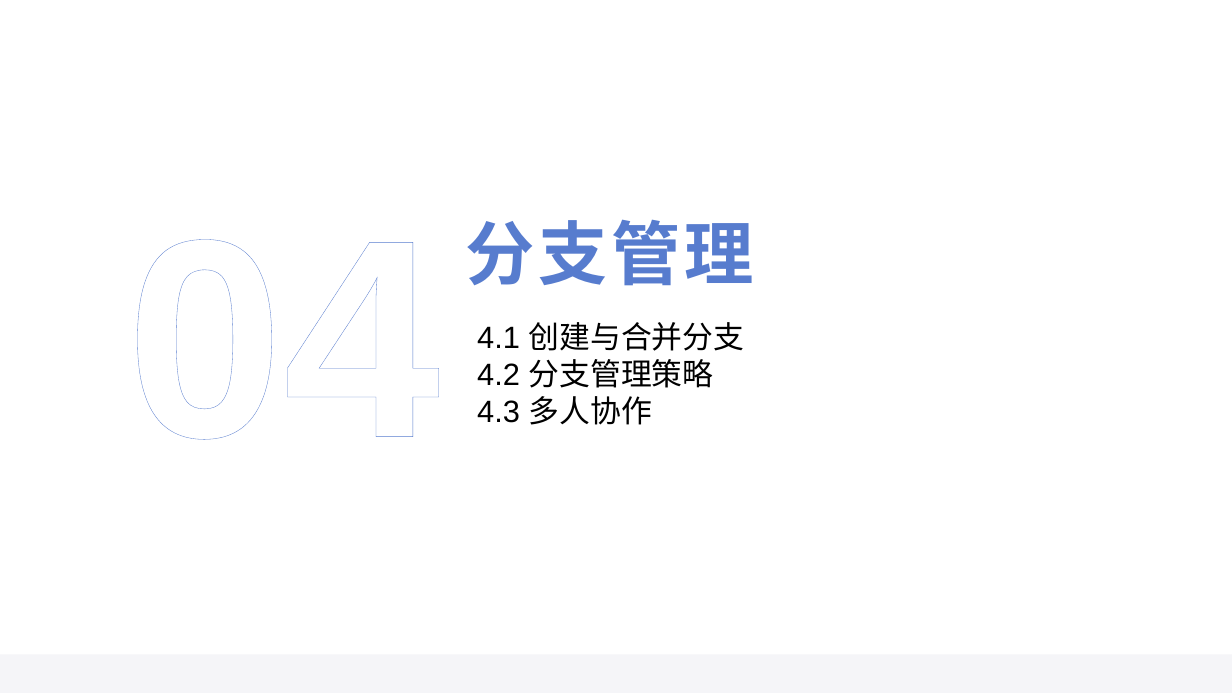
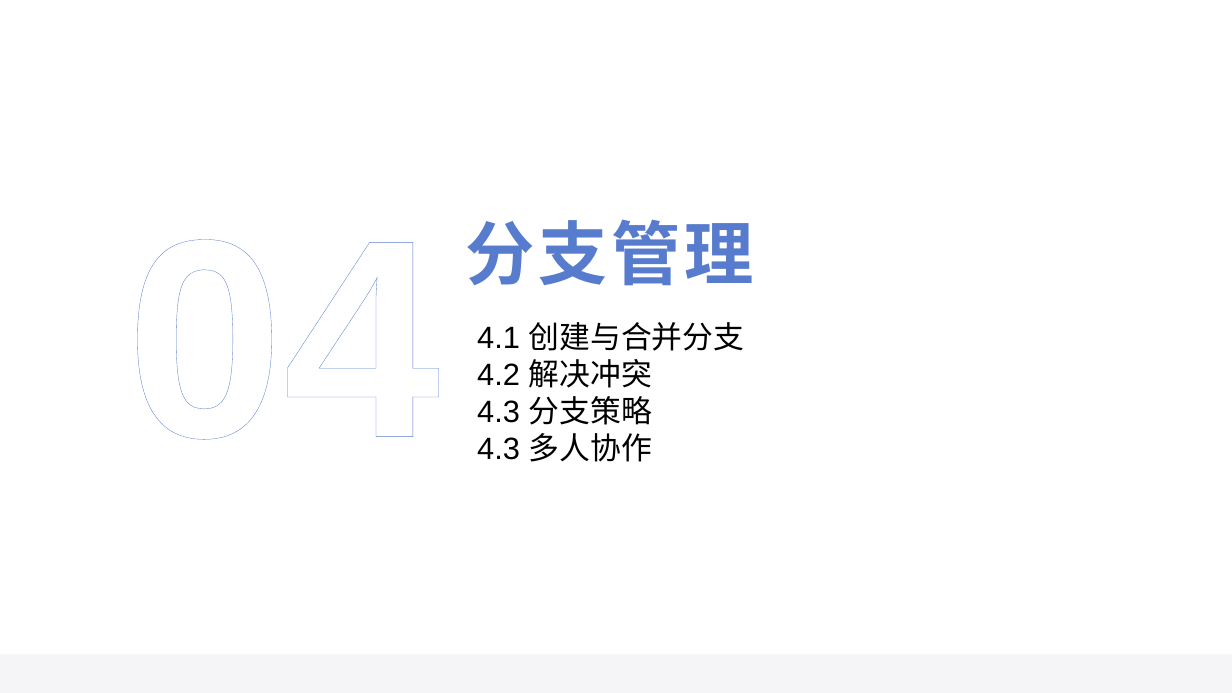
Before and after one commit to Mthion-s/learngit, a slide deck: slide 23 of Git学习.pptx. Drawn at 1232x693 pixels with LibreOffice and Linux fonts; fonts in the diff are those of the drawing. Boxes give left, top, right and bottom in pixels: in the first picture for what was removed or moved away, otherwise in the second. Text is boxed around its words. In the diff, an @@ line names an element or a change of style, - is before the commit and + after.

```diff
--- a/Git学习.pptx
+++ b/Git学习.pptx
@@ text at bbox=[477, 359, 652, 425]: text changed @@
-4.2 分支管理策略
+4.2 解决冲突
+4.3 分支策略
```
Also in this commit, not shown: 1 other slide changed, 20 slides added, 19 slides removed.
